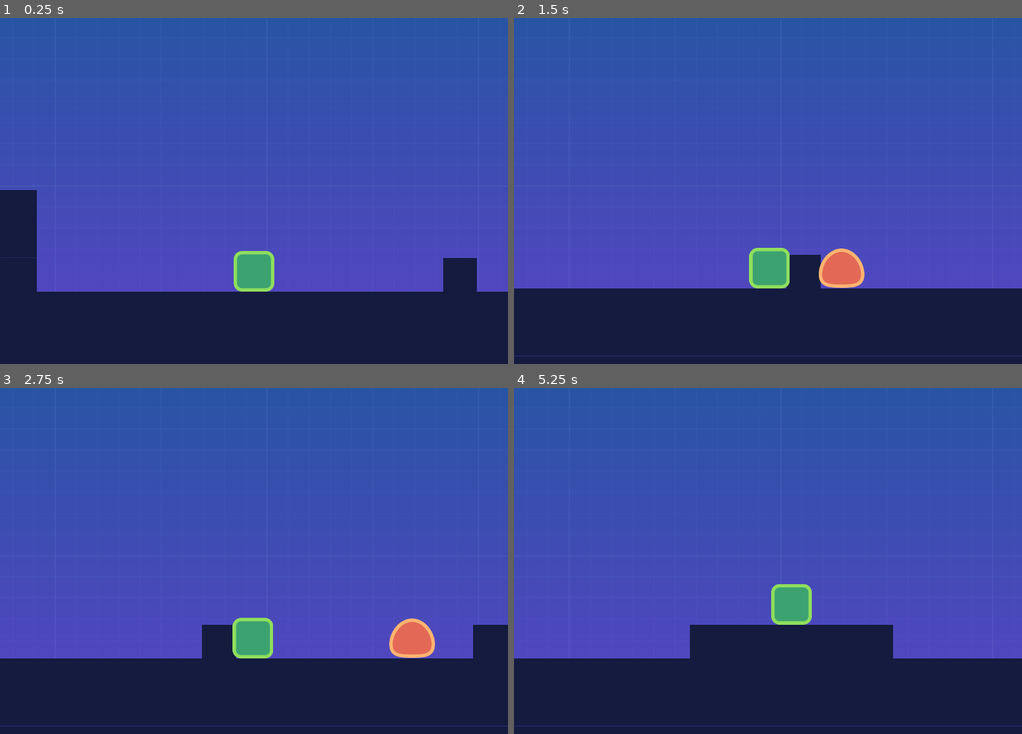
Above: before the commit, frames 1-4 (two rows, left to right).
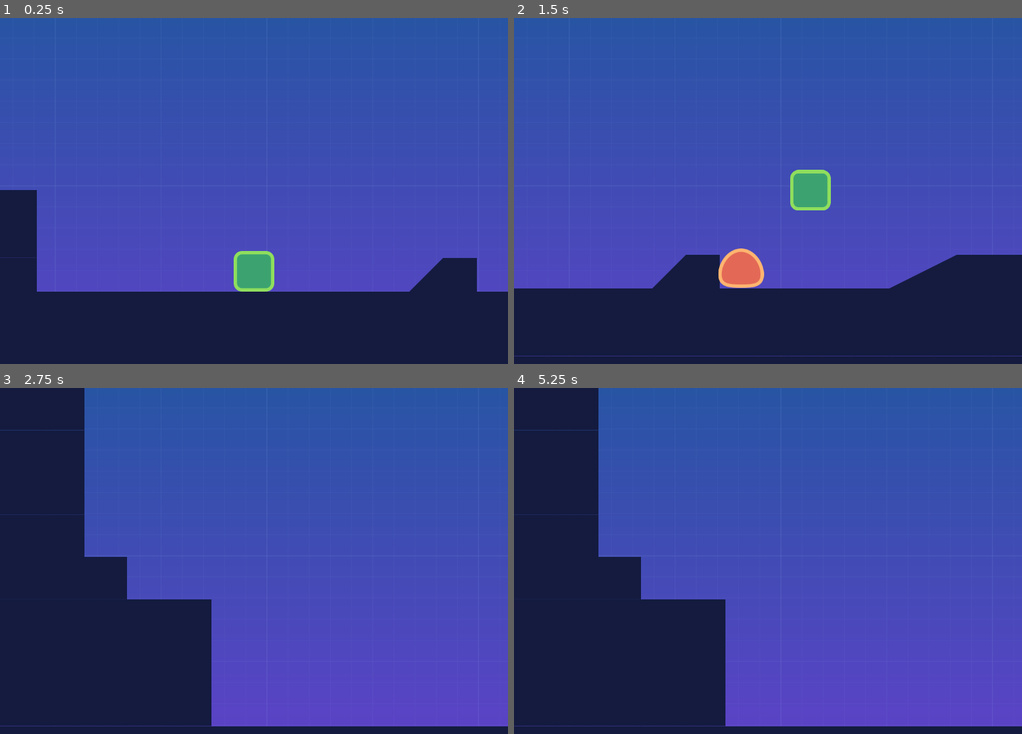
Above: after the commit, the same moments.

Repository: walizw/GodotProjects
Game: Godot game, scene res://scenes/level.tscn
The game is run twice, just before and just after one commit, with the same random seed, the same clock (stepped at 60 frames per second) and the same inputs.
Inputs:
- Up to frame 1 (0.25 s): no input
- Up to frame 2 (1.5 s): hold D (right) from 0.53 s (still down); tap W (jump) at 0.77 s
- Up to frame 3 (2.75 s): tap W (jump) at 1.52 s; release D (right) at 2.03 s; hold A (left) from 2.03 s (still down)
- Up to frame 4 (5.25 s): release A (left) at 2.78 s; hold D (right) 2.78-4.28 s; tap W (jump) at 3.02, 3.77, 4.52 s; hold A (left) 4.28-5.03 s; hold D (right) from 5.03 s (still down)

The runs differ from the first frame. In frame 1, 0.3% of the frame differs, in the area x 80-88%, y 69-80%; in frame 2, 6.7%; in frame 3, 32%; in frame 4, 33%, in the area x 0-100%, y 0-98%.

Commit message:
setting up slope tiles

Diff:
--- a/1. Platformer/scenes/level.tscn
+++ b/1. Platformer/scenes/level.tscn
@@ -8,6 +8,15 @@
 
 [sub_resource type="ConvexPolygonShape2D" id=1]
 points = PoolVector2Array( 0, 0, 80, 0, 80, 80, 0, 80 )
+
+[sub_resource type="ConvexPolygonShape2D" id=3]
+points = PoolVector2Array( 0, 80, 0, 80, 80, 0, 80, 80 )
+
+[sub_resource type="ConvexPolygonShape2D" id=4]
+points = PoolVector2Array( 0, 80, 0, 80, 80, 40, 80, 80 )
+
+[sub_resource type="ConvexPolygonShape2D" id=5]
+points = PoolVector2Array( 0, 40, 0, 40, 80, 0, 80, 80, 0, 80 )
 
 [sub_resource type="TileSet" id=2]
 0/name = "tileset.png 0"
@@ -31,6 +40,69 @@
 "shape_transform": Transform2D( 1, 0, 0, 1, 0, 0 )
 } ]
 0/z_index = 0
+1/name = "tileset.png 1"
+1/texture = ExtResource( 1 )
+1/tex_offset = Vector2( 0, 0 )
+1/modulate = Color( 1, 1, 1, 1 )
+1/region = Rect2( 0, 80, 80, 80 )
+1/tile_mode = 0
+1/occluder_offset = Vector2( 0, 0 )
+1/navigation_offset = Vector2( 0, 0 )
+1/shape_offset = Vector2( 0, 0 )
+1/shape_transform = Transform2D( 1, 0, 0, 1, 0, 0 )
+1/shape = SubResource( 3 )
+1/shape_one_way = false
+1/shape_one_way_margin = 1.0
+1/shapes = [ {
+"autotile_coord": Vector2( 0, 0 ),
+"one_way": false,
+"one_way_margin": 1.0,
+"shape": SubResource( 3 ),
+"shape_transform": Transform2D( 1, 0, 0, 1, 0, 0 )
+} ]
+1/z_index = 0
+2/name = "tileset.png 2"
+2/texture = ExtResource( 1 )
+2/tex_offset = Vector2( 0, 0 )
+2/modulate = Color( 1, 1, 1, 1 )
+2/region = Rect2( 0, 160, 80, 80 )
+2/tile_mode = 0
+2/occluder_offset = Vector2( 0, 0 )
+2/navigation_offset = Vector2( 0, 0 )
+2/shape_offset = Vector2( 0, 0 )
+2/shape_transform = Transform2D( 1, 0, 0, 1, 0, 0 )
+2/shape = SubResource( 4 )
+2/shape_one_way = false
+2/shape_one_way_margin = 1.0
+2/shapes = [ {
+"autotile_coord": Vector2( 0, 0 ),
+"one_way": false,
+"one_way_margin": 1.0,
+"shape": SubResource( 4 ),
+"shape_transform": Transform2D( 1, 0, 0, 1, 0, 0 )
+} ]
+2/z_index = 0
+3/name = "tileset.png 3"
+3/texture = ExtResource( 1 )
+3/tex_offset = Vector2( 0, 0 )
+3/modulate = Color( 1, 1, 1, 1 )
+3/region = Rect2( 80, 160, 80, 80 )
+3/tile_mode = 0
+3/occluder_offset = Vector2( 0, 0 )
+3/navigation_offset = Vector2( 0, 0 )
+3/shape_offset = Vector2( 0, 0 )
+3/shape_transform = Transform2D( 1, 0, 0, 1, 0, 0 )
+3/shape = SubResource( 5 )
+3/shape_one_way = false
+3/shape_one_way_margin = 1.0
+3/shapes = [ {
+"autotile_coord": Vector2( 0, 0 ),
+"one_way": false,
+"one_way_margin": 1.0,
+"shape": SubResource( 5 ),
+"shape_transform": Transform2D( 1, 0, 0, 1, 0, 0 )
+} ]
+3/z_index = 0
 
 [node name="level" type="Node2D"]
 __meta__ = {
@@ -52,7 +124,7 @@
 collision_layer = 8
 collision_mask = 0
 format = 1
-tile_data = PoolIntArray( -196608, 0, 0, -196607, 0, 0, -196 …(645 unchanged characters)…  0, 0, 458755, 0, 0, 458756, 0, 0, 458769, 0, 0, 458777, 0, 0, 458778, 0, 0, 458779, …(2471 unchanged characters)…
+tile_data = PoolIntArray( -196608, 0, 0, -196607, 0, 0, -196 …(645 unchanged characters)…  0, 0, 458755, 0, 0, 458756, 0, 0, 458768, 1, 0, 458769, 0, 0, 458775, 2, 0, 458776, 3, 0, 458777, 0, 0, 458778, 0, 0, 458779, …(2471 unchanged characters)…
 
 [node name="enemy" parent="." instance=ExtResource( 3 )]
 position = Vector2( 1710, 574 )
Not shown: 1 places in 1. Platformer/scenes/level.tscn that only renumber resources
